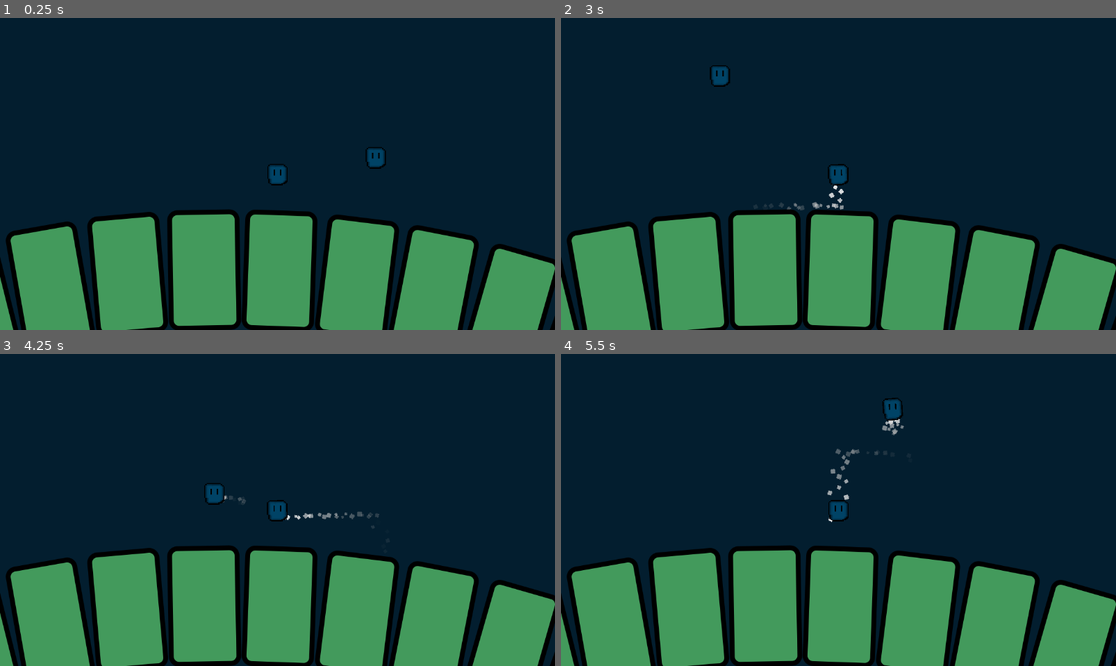
Above: before the commit, frames 1-4 (two rows, left to right).
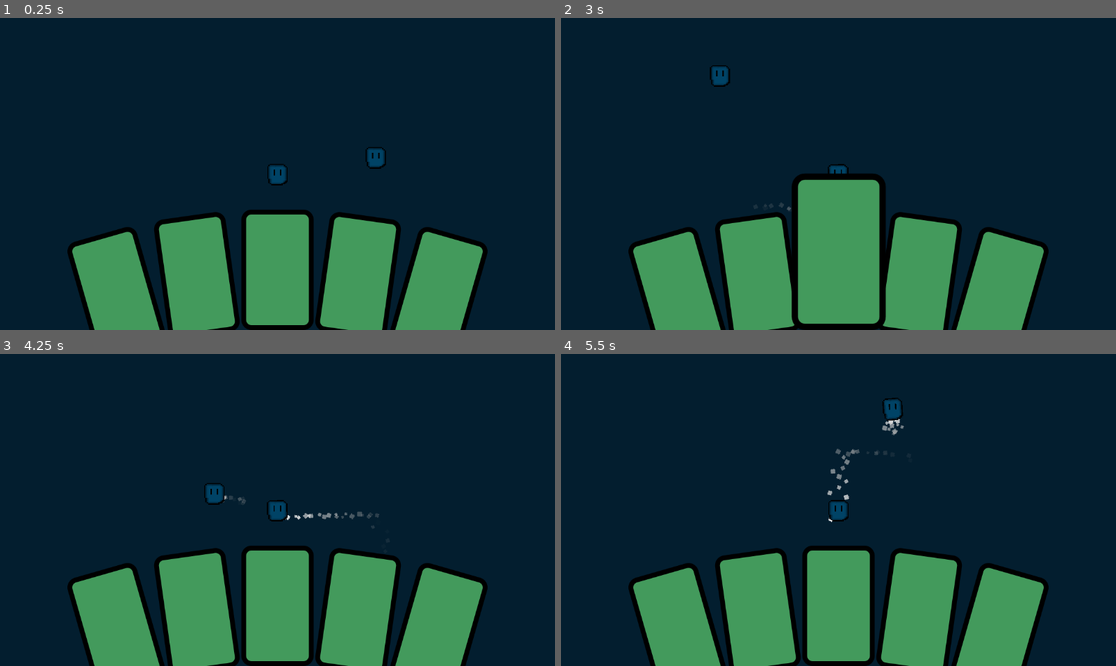
Above: after the commit, the same moments.

Repository: YvonneMika/pass-the-game-day-2
Game: Godot game, scene res://scenes/world.tscn
The game is run twice, just before and just after one commit, with the same random seed, the same clock (stepped at 60 frames per second) and the same inputs.
Inputs (mouse positions are in pixels of both pictures, inside the frame that each line leads up to):
- Up to frame 1 (0.25 s): no input
- Up to frame 2 (3 s): tap Enter at 0.5 s; move the mouse to (960, 158) at 0.52 s; hold D (move_right) 0.53-1.28 s; move the mouse to (727, 189) at 1.27 s; hold S (move_down) 1.28-2.03 s; move the mouse to (894, 105) at 2.02 s; hold D (move_right) 2.03-2.78 s; move the mouse to (810, 236) at 2.77 s; hold W (move_up) from 2.78 s (still down)
- Up to frame 3 (4.25 s): move the mouse to (444, 556) at 3.52 s; release W (move_up) at 3.53 s; hold A (move_left) from 3.53 s (still down)
- Up to frame 4 (5.5 s): move the mouse to (672, 463) at 4.27 s; move the mouse to (866, 510) at 5.02 s; release A (move_left) at 5.03 s; hold S (move_down) from 5.03 s (still down)

The runs differ from the first frame. In frame 1, 15% of the frame differs, in the area x 0-100%, y 61-100%; in frame 2, 17%, in the area x 0-100%, y 49-100%; in frame 3, 15%; in frame 4, 15%.

Commit message:
hand fixes

Diff:
--- a/scenes/cards/card.tscn
+++ b/scenes/cards/card.tscn
@@ -13,6 +13,62 @@
 corner_radius_top_right = 20
 corner_radius_bottom_right = 20
 corner_radius_bottom_left = 20
+
+[sub_resource type="Animation" id="Animation_a0trx"]
+resource_name = "focus"
+length = 0.2
+step = 0.05
+tracks/0/type = "value"
+tracks/0/imported = false
+tracks/0/enabled = true
+tracks/0/path = NodePath(".:scale")
+tracks/0/interp = 1
+tracks/0/loop_wrap = true
+tracks/0/keys = {
+"times": PackedFloat32Array(0, 0.15, 0.2),
+"transitions": PackedFloat32Array(0.707107, 1.8025, 2.21914),
+"update": 0,
+"values": [Vector2(1, 1), Vector2(1.35, 1.35), Vector2(1.3, 1.3)]
+}
+
+[sub_resource type="Animation" id="Animation_h0433"]
+length = 0.001
+tracks/0/type = "value"
+tracks/0/imported = false
+tracks/0/enabled = true
+tracks/0/path = NodePath(".:scale")
+tracks/0/interp = 1
+tracks/0/loop_wrap = true
+tracks/0/keys = {
+"times": PackedFloat32Array(0),
+"transitions": PackedFloat32Array(1),
+"update": 0,
+"values": [Vector2(1, 1)]
+}
+
+[sub_resource type="Animation" id="Animation_k8rag"]
+resource_name = "focus_exit"
+length = 0.2
+step = 0.05
+tracks/0/type = "value"
+tracks/0/imported = false
+tracks/0/enabled = true
+tracks/0/path = NodePath(".:scale")
+tracks/0/interp = 1
+tracks/0/loop_wrap = true
+tracks/0/keys = {
+"times": PackedFloat32Array(0, 0.2),
+"transitions": PackedFloat32Array(0.707107, 2.21914),
+"update": 0,
+"values": [Vector2(1.3, 1.3), Vector2(1, 1)]
+}
+
+[sub_resource type="AnimationLibrary" id="AnimationLibrary_4bycb"]
+_data = {
+"RESET": SubResource("Animation_h0433"),
+"focus": SubResource("Animation_a0trx"),
+"focus_exit": SubResource("Animation_k8rag")
+}
 
 [node name="Card" type="Panel"]
 custom_minimum_size = Vector2(150, 250)
@@ -30,3 +86,11 @@
 pivot_offset = Vector2(75, 250)
 theme_override_styles/panel = SubResource("StyleBoxFlat_csujt")
 script = ExtResource("1_xoe8l")
+
+[node name="AnimationPlayer" type="AnimationPlayer" parent="."]
+libraries = {
+"": SubResource("AnimationLibrary_4bycb")
+}
+
+[connection signal="mouse_entered" from="." to="." method="_on_mouse_entered"]
+[connection signal="mouse_exited" from="." to="." method="_on_mouse_exited"]
--- a/scenes/world.tscn
+++ b/scenes/world.tscn
@@ -28,43 +28,53 @@
 [node name="CanvasLayer" type="CanvasLayer" parent="."]
 
 [node name="HBoxContainer" type="HBoxContainer" parent="CanvasLayer"]
-anchors_preset = 12
+anchors_preset = 7
+anchor_left = 0.5
 anchor_top = 1.0
-anchor_right = 1.0
+anchor_right = 0.5
 anchor_bottom = 1.0
+offset_left = -375.0
 offset_top = -250.0
+offset_right = 375.0
 grow_horizontal = 2
 grow_vertical = 0
-theme_override_constants/separation = -96
+theme_override_constants/separation = 0
 alignment = 1
 script = ExtResource("5_mrxrq")
-separation = -96
 
-[node name="Panel3" parent="CanvasLayer/HBoxContainer" instance=ExtResource("6_5k2mh")]
+[node name="Card" parent="CanvasLayer/HBoxContainer" instance=ExtResource("6_5k2mh")]
 layout_mode = 2
 
-[node name="Panel11" parent="CanvasLayer/HBoxContainer" instance=ExtResource("6_5k2mh")]
+[node name="Card2" parent="CanvasLayer/HBoxContainer" instance=ExtResource("6_5k2mh")]
+visible = false
 layout_mode = 2
 
-[node name="Panel4" parent="CanvasLayer/HBoxContainer" instance=ExtResource("6_5k2mh")]
+[node name="Card3" parent="CanvasLayer/HBoxContainer" instance=ExtResource("6_5k2mh")]
+visible = false
 layout_mode = 2
 
-[node name="Panel5" parent="CanvasLayer/HBoxContainer" instance=ExtResource("6_5k2mh")]
+[node name="Card4" parent="CanvasLayer/HBoxContainer" instance=ExtResource("6_5k2mh")]
+visible = false
 layout_mode = 2
 
-[node name="Panel6" parent="CanvasLayer/HBoxContainer" instance=ExtResource("6_5k2mh")]
+[node name="Card5" parent="CanvasLayer/HBoxContainer" instance=ExtResource("6_5k2mh")]
+visible = false
 layout_mode = 2
 
-[node name="Panel7" parent="CanvasLayer/HBoxContainer" instance=ExtResource("6_5k2mh")]
+[node name="Card6" parent="CanvasLayer/HBoxContainer" instance=ExtResource("6_5k2mh")]
 layout_mode = 2
 
-[node name="Panel8" parent="CanvasLayer/HBoxContainer" instance=ExtResource("6_5k2mh")]
+[node name="Card7" parent="CanvasLayer/HBoxContainer" instance=ExtResource("6_5k2mh")]
+visible = false
 layout_mode = 2
 
-[node name="Panel9" parent="CanvasLayer/HBoxContainer" instance=ExtResource("6_5k2mh")]
+[node name="Card8" parent="CanvasLayer/HBoxContainer" instance=ExtResource("6_5k2mh")]
 layout_mode = 2
 
-[node name="Panel10" parent="CanvasLayer/HBoxContainer" instance=ExtResource("6_5k2mh")]
+[node name="Card9" parent="CanvasLayer/HBoxContainer" instance=ExtResource("6_5k2mh")]
+layout_mode = 2
+
+[node name="Card10" parent="CanvasLayer/HBoxContainer" instance=ExtResource("6_5k2mh")]
 layout_mode = 2
 
 [connection signal="child_entered_tree" from="CanvasLayer/HBoxContainer" to="CanvasLayer/HBoxContainer" method="_on_child_entered_tree"]
--- a/scripts/cards/card.gd
+++ b/scripts/cards/card.gd
@@ -1,3 +1,17 @@
 extends Panel
 class_name Card
 ## Base card all cards inherit from
+
+@onready var anim_player := $AnimationPlayer
+
+func _on_mouse_entered() -> void:
+	anim_player.play("focus")
+	z_index = 2
+
+func _on_mouse_exited() -> void:
+	anim_player.play("focus_exit")
+	z_index = 1
+
+func _on_animation_player_animation_finished(anim_name: StringName) -> void:
+	if anim_name == "focus_exit":
+		z_index = 0
--- a/scripts/cards/card_container.gd
+++ b/scripts/cards/card_container.gd
@@ -13,48 +13,53 @@
 			add_theme_constant_override("separation", separation)
 
 func _on_sort_children() -> void:
+	adjust_separation()
 	for i in range(get_child_count()):
 		var child = get_child(i)
 
 		child.rotation_degrees = get_angle_from_x(child)
-#		child.position.y += abs(rot_deg) * 30
 		set_y_based_on_angle(child, child.rotation_degrees)
 
 func _on_child_entered_tree(node: Node) -> void:
 	node.visibility_changed.connect(_on_child_visibility_change)
-	adjust_separation()
 
 func adjust_separation():
 	var children_total_width := 0
+	var visible_children_count := 0
 	for child in get_children():
 		if !child.visible: continue
 		children_total_width += child.size.x
+		visible_children_count += 1
 
-	print(children_total_width)
+	print("children_total_width: ", children_total_width)
 
-	var children_width_ratio = size.x / children_total_width if children_total_width != 0 else 0 # What percent of the container the children take up
+	var children_width_ratio = float(children_total_width) / size.x if children_total_width != 0 else 0 # What percent of the container the children take up
 
-	print(children_width_ratio)
+	print("children_width_ratio: ", children_width_ratio)
+	var child_average_width = children_total_width / visible_children_count
 
 	# If cards take up most of this containers size
 	# overlap them based on by how much
-	if children_width_ratio > .9:
-		separation = -children_width_ratio*50
-		print("New sep: ", -children_total_width*50)
+	if children_width_ratio > 1:
+		separation = (size.x - children_total_width) / visible_children_count
+		print("New sep: ", separation)
 	elif separation != 0:
 		separation = 0
 		print("New sep: ", 0)
 
 func get_angle_from_x(node: Control) -> int:
 	# Angle
-	var node_x =  (node.position.x + node.size.x * 0.5) - (position.x + size.x * 0.5)
+	var node_x =  (node.position.x + node.size.x * 0.5) - (size.x * 0.5)
 	var rotation_ratio = node_x / (size.x * 0.5)
 	var rot_deg = rotation_ratio * fan_angle_degrees
 
 	return rot_deg
 
 func set_y_based_on_angle(node: Control, theta_degrees: int):
-	var point_x = (node.position.x + node.size.x * 0.5) - (position.x + size.x * 0.5)
+	var point_x = (node.position.x + node.size.x * 0.5) - (size.x * 0.5)
+
+	if abs(theta_degrees) < 4: # If the angle is too small the float imprecision gets out of hand (literally)
+		return
 
 	var theta_rad = deg_to_rad(90 - theta_degrees)
 
@@ -66,6 +71,5 @@
 	node.position.y = abs(height_diff)
 
 func _on_child_visibility_change() -> void:
-	print("_on_child_visibility_change")
 	adjust_separation()
 	_on_sort_children()
Binary file added: assets/images/card_placeholder.png
Not shown, added: assets/images/card_placeholder.png.import
Binary file added: assets/images/shadow_placeholder.png
Not shown, added: assets/images/shadow_placeholder.png.import
Not shown: 1 places in scenes/cards/card.tscn that only renumber resources
